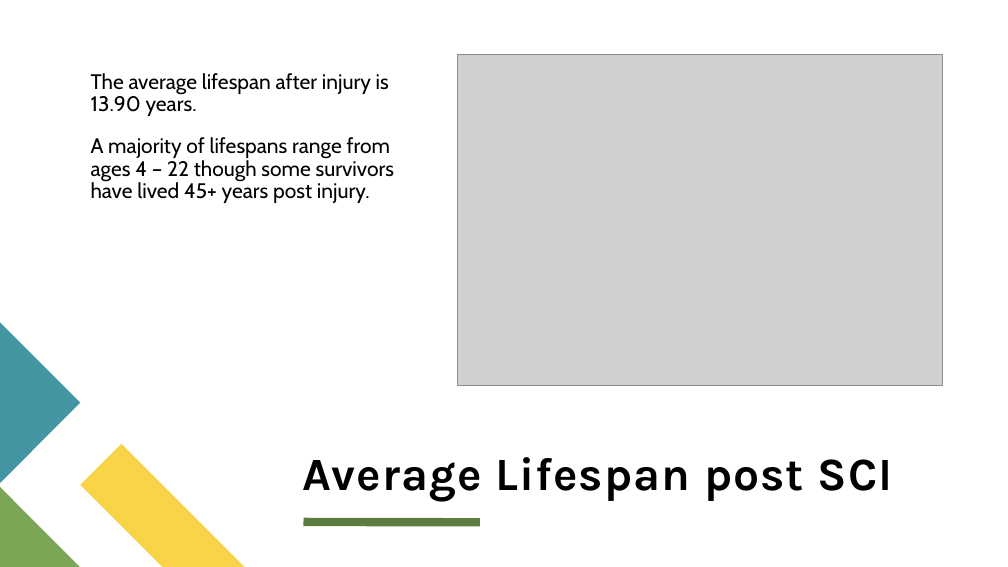
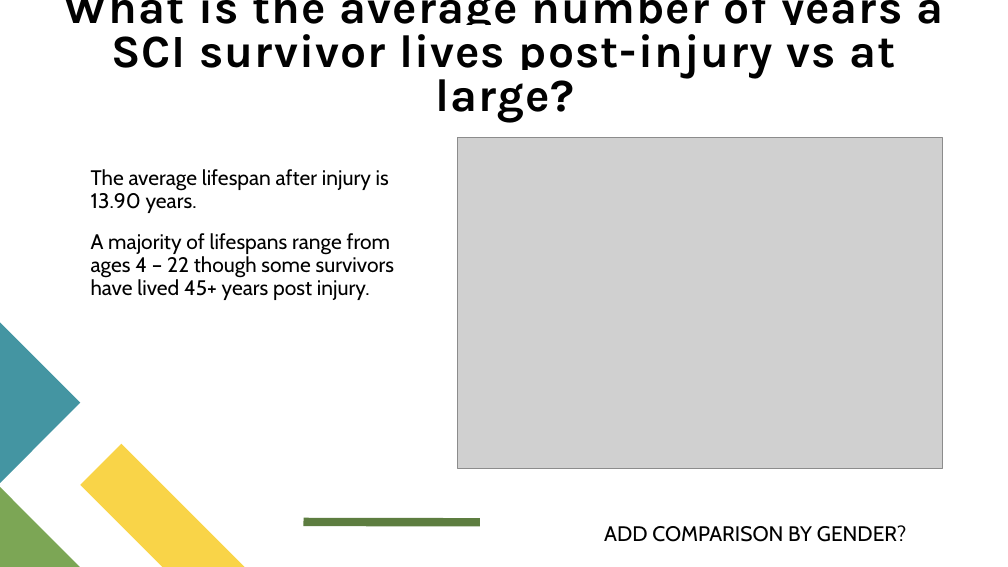
Before and after one commit to DanielMoralesII/Capstone, a slide deck: slide 8 of ppt/sci.pptx (slide 5 before the commit). Drawn at 1008x567 pixels with LibreOffice and Linux fonts; fonts in the diff are those of the drawing; grey boxes stand for pictures. Boxes give left, top, right and bottom in pixels: in the first picture for what was removed or moved away, otherwise in the second. Text is boxed around its words. In the diff, an @@ line names an element or a change of style, - is before the commit and + after.

```diff
--- a/ppt/sci.pptx
+++ b/ppt/sci.pptx
@@ text added at box(64, 0, 943, 122), 44 pt, text #010101, bold @@
+What is the average number of years a SCI survivor lives post-injury vs at large?
@@ text "The average lifespan after injury ...": place and size @@
-text "The average lifespan after injury ..." at box(91, 73, 394, 203)
+text "The average lifespan after injury ..." at box(91, 169, 394, 300)
@@ picture: place and size @@
-picture at box(457, 54, 942, 386)
+picture at box(457, 137, 942, 468)
@@ title removed at box(303, 457, 893, 501) @@
-Average Lifespan post SCI
@@ text added at box(604, 525, 906, 542), 20 pt, text #000000 @@
+ADD COMPARISON BY GENDER?
```
Also in this commit, not shown: 5 other slides changed, 4 slides added, 2 other files.
